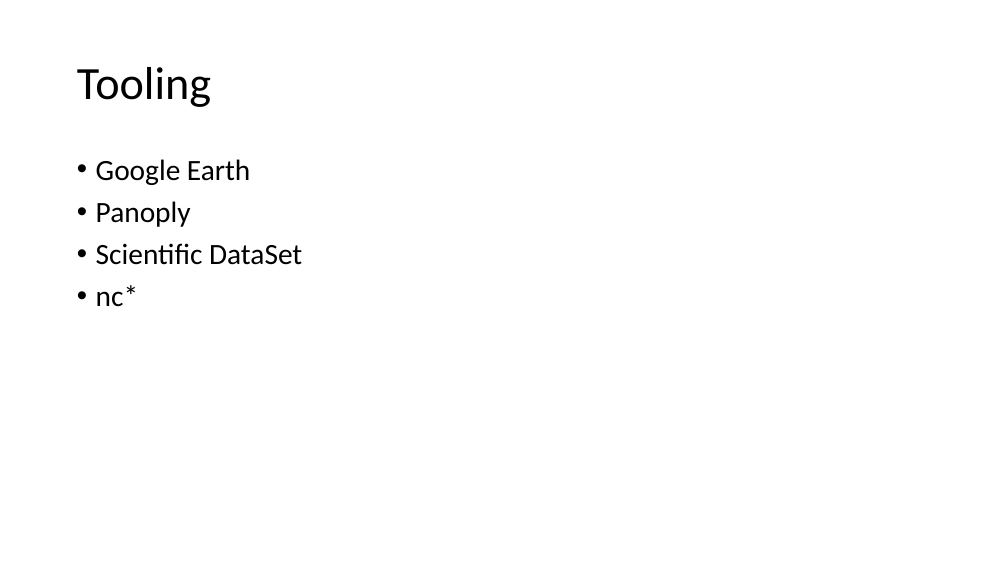
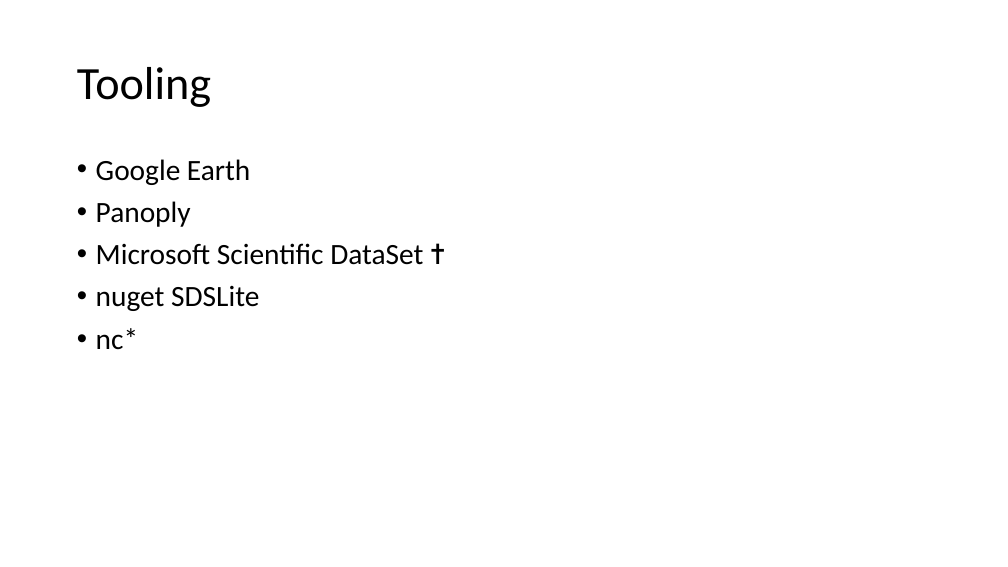
Before and after one commit to billinkc/presentations, a slide deck: slide 13 of IntegratingWeatherData/IntegratingWeatherData.pptx. Drawn at 1008x567 pixels with LibreOffice and Linux fonts; fonts in the diff are those of the drawing. Boxes give left, top, right and bottom in pixels: in the first picture for what was removed or moved away, otherwise in the second. Text is boxed around its words. In the diff, an @@ line names an element or a change of style, - is before the commit and + after.

```diff
--- a/IntegratingWeatherData/IntegratingWeatherData.pptx
+++ b/IntegratingWeatherData/IntegratingWeatherData.pptx
@@ text at box(96, 243, 423, 311): text changed @@
-• Scientific DataSet
+• Microsoft Scientific DataSet ✝︎
+• nuget SDSLite
```
Also in this commit, not shown: 3 other slides changed, 1 slide added, 1 slide removed, 8 other files.
